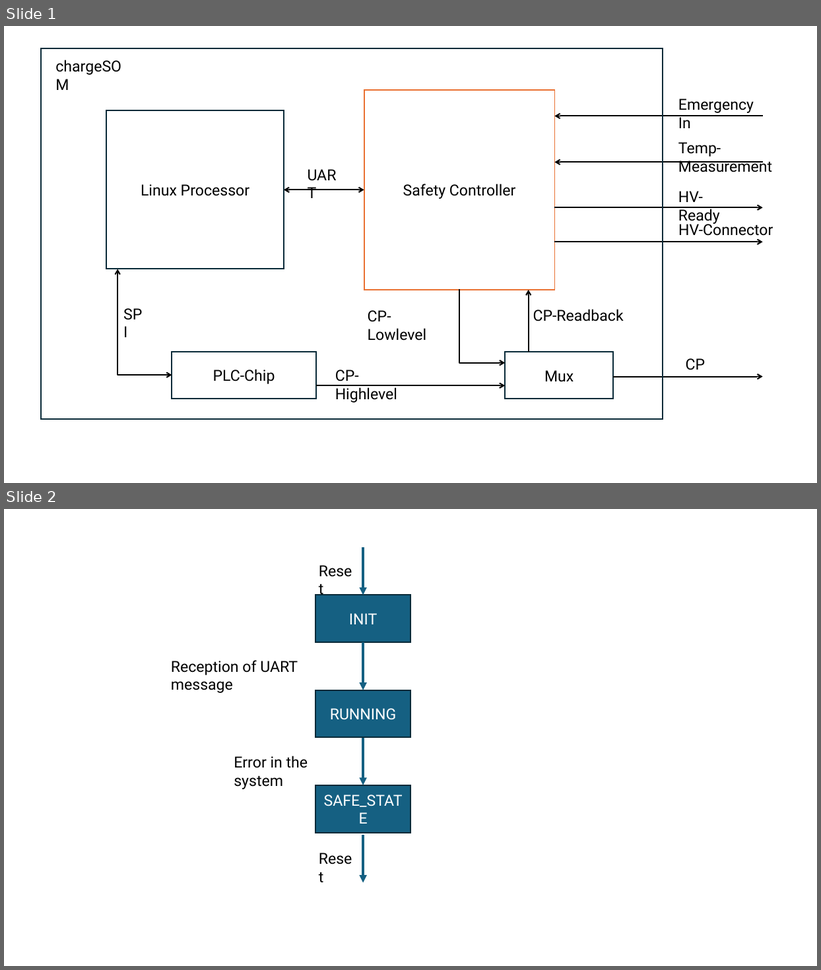
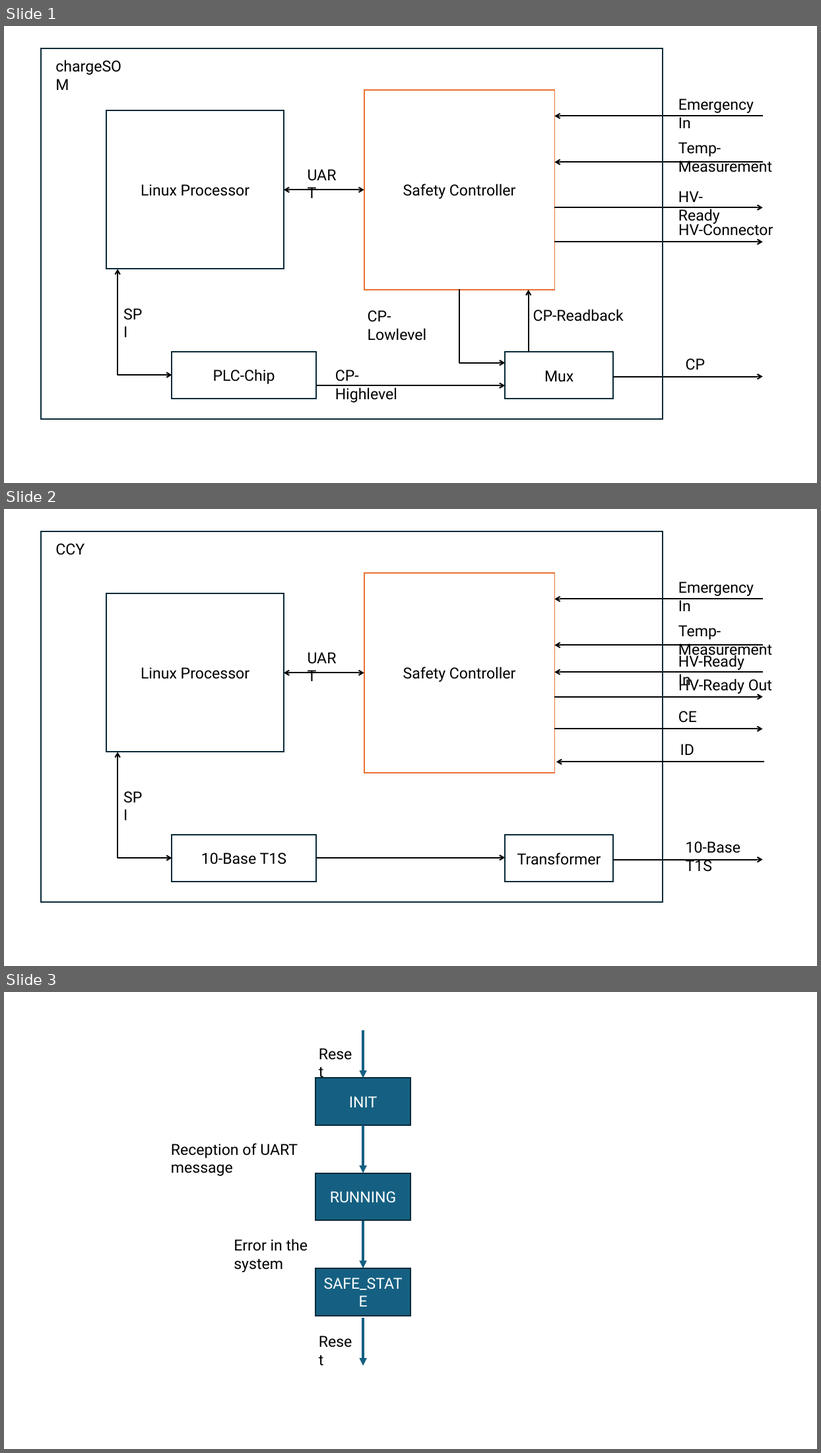
Before and after one commit to chargebyte/chargebyte-docs, a slide deck: docs/source/utils/Images.pptx. Shown one above the other, each under a label of ours: slides 1 and 2 before the commit, slides 1, 2 and 3 after it. The pictures are 821x970 and 821x1453 pixels, drawn with LibreOffice and Linux fonts; fonts in the diff are those of the drawing. Boxes give left, top, right and bottom in pixels: in the first picture for what was removed or moved away, otherwise in the second. Text is boxed around its words. In the diff, an @@ line names an element or a change of style, - is before the commit and + after.

```diff
--- a/docs/source/utils/Images.pptx
+++ b/docs/source/utils/Images.pptx
@@ slide 2 added at <box>4,509,817,966</box>, background #FFFFFF @@
@@ rectangle added at <box>41,531,663,903</box>, outline #092A39 1.5 pt @@
@@ text added at <box>55,543,85,555</box>, 18 pt, text #000000 @@
+CCY
@@ rectangle added at <box>364,573,556,773</box>, fill #FFFFFF, outline #E97132 1.5 pt, 18 pt, text #000000 @@
+Safety Controller
@@ text added at <box>679,582,754,611</box>, 18 pt, text #000000 @@
+Emergency In
@@ rectangle added at <box>106,593,284,753</box>, outline #092A39 1.5 pt, 18 pt, text #000000 @@
+Linux Processor
@@ arrow added from (763, 599) to (555, 599), #000000 1.5 pt @@
@@ text added at <box>679,625,772,658</box>, 18 pt, text #000000 @@
+Temp-Measurement
@@ text added at <box>302,645,350,669</box>, 18 pt, text #000000 @@
+UART
@@ arrow added from (763, 645) to (555, 645), #000000 1.5 pt @@
@@ text added at <box>679,653,745,689</box>, 18 pt, text #000000 @@
+HV-Ready In
@@ double arrow added from (364, 673) to (284, 673), #000000 1.5 pt @@
@@ arrow added from (763, 673) to (555, 673), #000000 1.5 pt @@
@@ text added at <box>679,677,772,694</box>, 18 pt, text #000000 @@
+HV-Ready Out
@@ arrow added from (555, 697) to (763, 697), #000000 1.5 pt @@
@@ text added at <box>679,711,697,723</box>, 18 pt, text #000000 @@
+CE
@@ arrow added from (555, 729) to (763, 729), #000000 1.5 pt @@
@@ text added at <box>680,744,694,755</box>, 18 pt, text #000000 @@
+ID
@@ elbow double arrow added from (172, 859) to (118, 753), #000000 1.5 pt @@
@@ arrow added from (765, 762) to (556, 762), #000000 1.5 pt @@
@@ text added at <box>118,785,151,809</box>, 18 pt, text #000000 @@
+SPI
@@ rectangle added at <box>172,835,316,882</box>, outline #092A39 1.5 pt, 18 pt, text #000000 @@
+10-Base T1S
@@ rectangle added at <box>506,835,614,883</box>, outline #092A39 1.5 pt, 18 pt, text #000000 @@
+Transformer
@@ text added at <box>686,842,741,872</box>, 18 pt, text #000000 @@
+10-Base T1S
@@ arrow added from (316, 858) to (506, 858), #000000 1.5 pt @@
@@ arrow added from (613, 859) to (763, 859), #000000 1.5 pt @@
@@ what was slide 2 is now slide 3 @@
```
Also in this commit, not shown: 4 other slides added, 16 other files.
